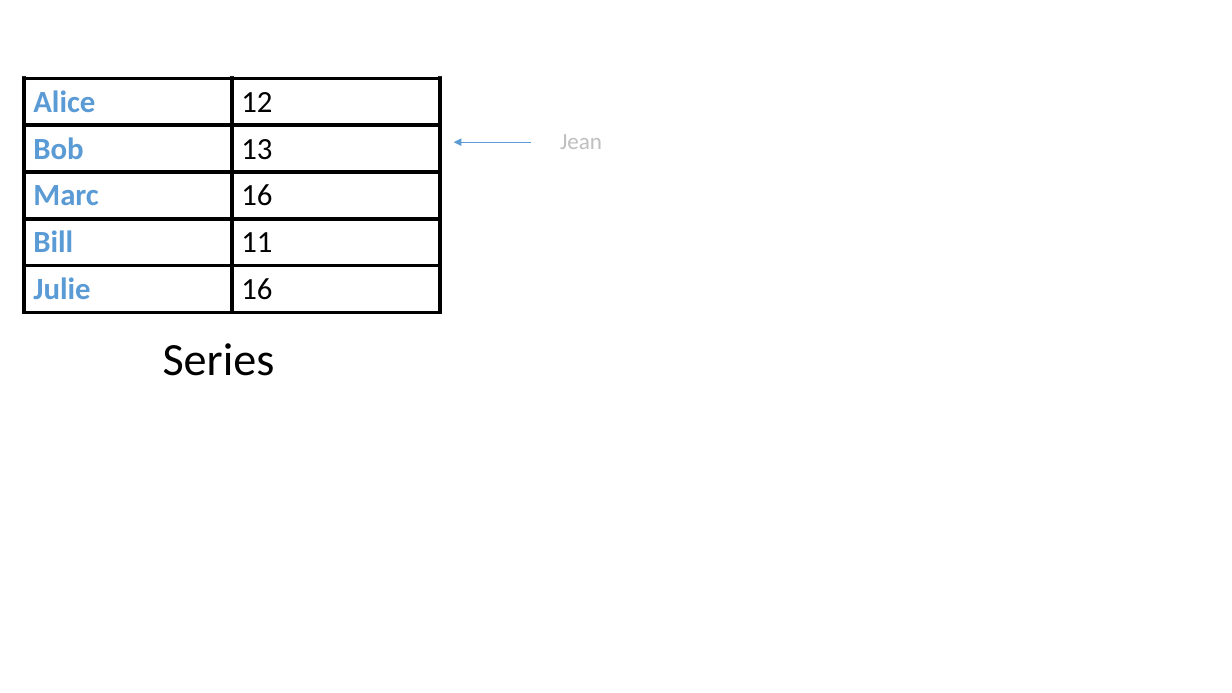
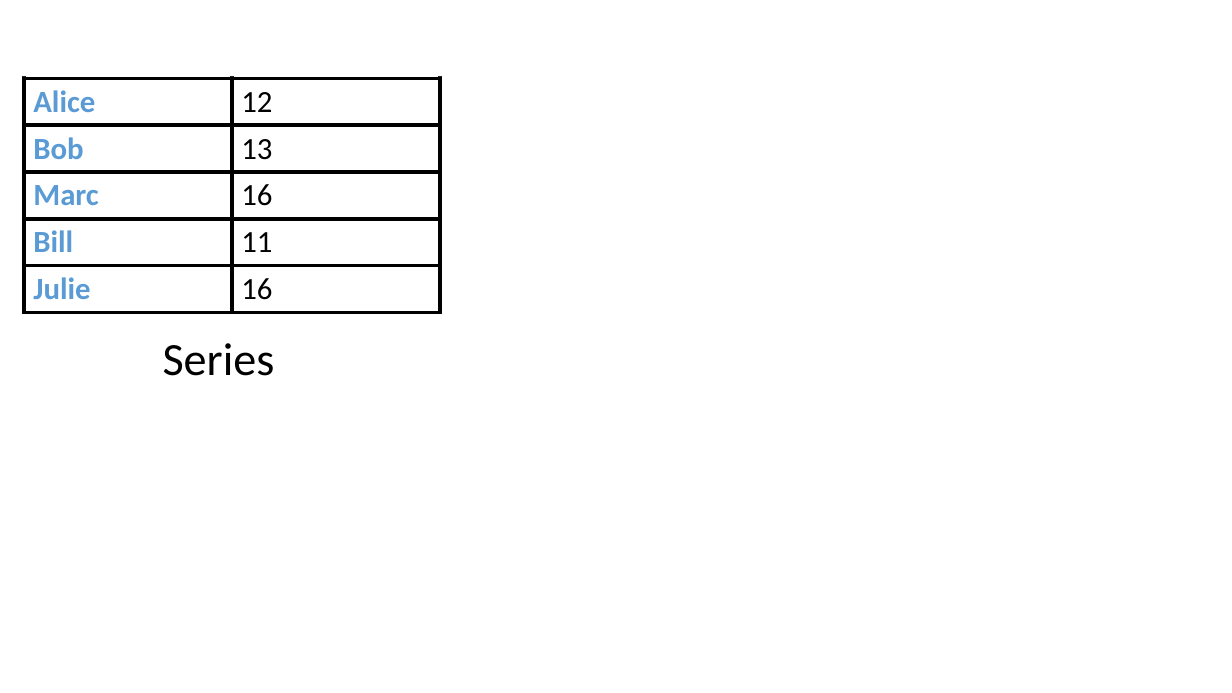
Before and after one commit to flotpython/course, a slide deck: slide 1 of w7/w7-s6-av-slide1.pptx. Drawn at 1232x693 pixels with LibreOffice and Linux fonts; fonts in the diff are those of the drawing. Boxes give left, top, right and bottom in pixels: in the first picture for what was removed or moved away, otherwise in the second. Text is boxed around its words. In the diff, an @@ line names an element or a change of style, - is before the commit and + after.

```diff
--- a/w7/w7-s6-av-slide1.pptx
+++ b/w7/w7-s6-av-slide1.pptx
@@ arrow removed from (531, 142) to (454, 142) @@
@@ text removed at <box>560,134,602,149</box> @@
-Jean
```
Also in this commit, not shown: 1 other file.
